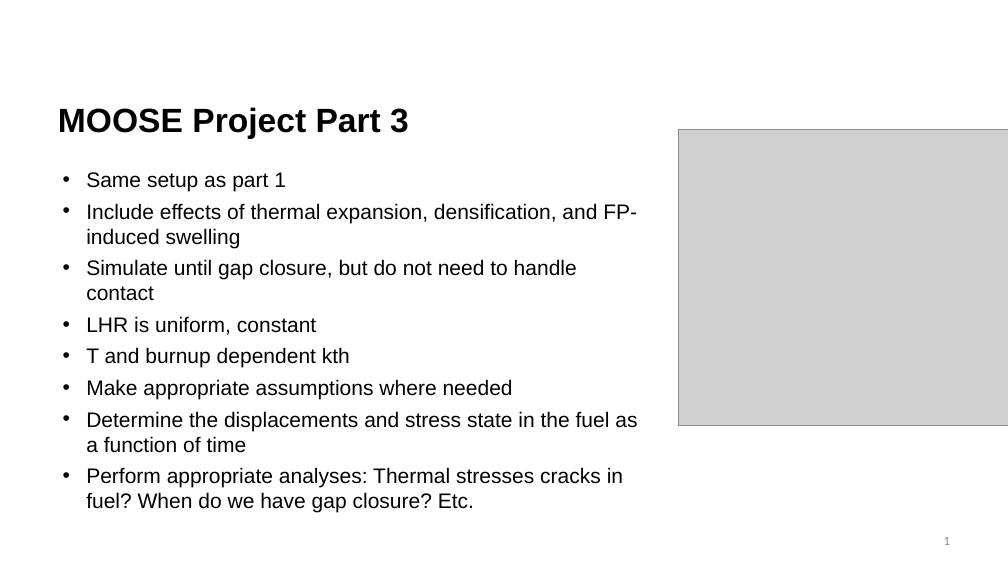
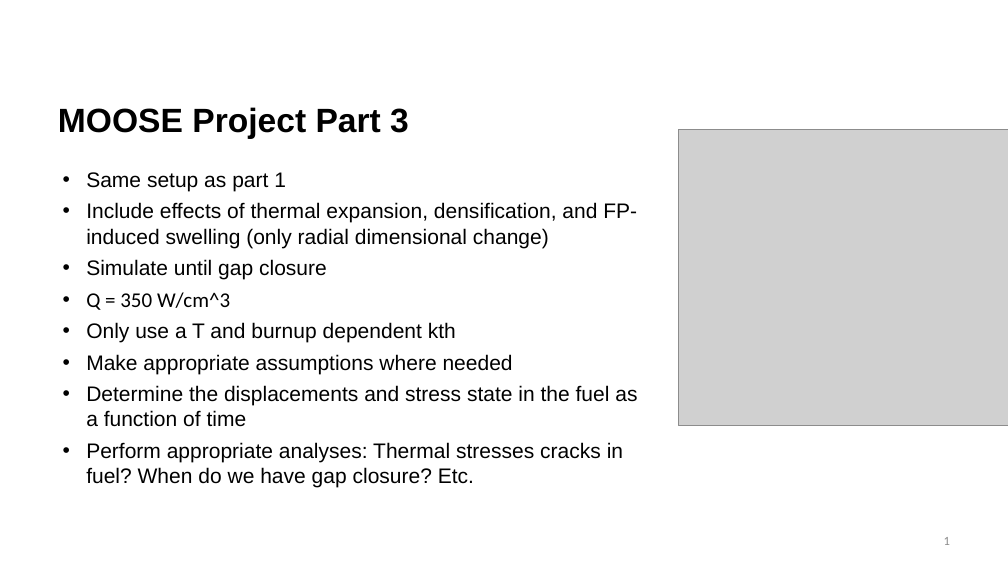
Before and after one commit to benbeeler/TEACHING, a slide deck: slide 1 of Nuclear_Fuel_Performance/NE533_Spring2026/MOOSE/Part3.pptx. Drawn at 1008x567 pixels with LibreOffice and Linux fonts; fonts in the diff are those of the drawing; grey boxes stand for pictures; background and template pictures are left out. Boxes give left, top, right and bottom in pixels: in the first picture for what was removed or moved away, otherwise in the second. Text is boxed around its words. In the diff, an @@ line names an element or a change of style, - is before the commit and + after.

```diff
--- a/Nuclear_Fuel_Performance/NE533_Spring2026/MOOSE/Part3.pptx
+++ b/Nuclear_Fuel_Performance/NE533_Spring2026/MOOSE/Part3.pptx
@@ text at [86, 202, 637, 343]: text changed @@
-• Include effects of thermal expansion, densification, and FP-induced swelling
-• Simulate until gap closure, but do not need to handle contact
-• LHR is uniform, constant
-• T and burnup dependent kth
+• Include effects of thermal expansion, densification, and FP-induced swelling (only radial dimensional change)
+• Simulate until gap closure
+• Q = 350 W/cm^3
+• Only use a T and burnup dependent kth
```
Also in this commit, not shown: 1 other slide changed, 17 other files.
